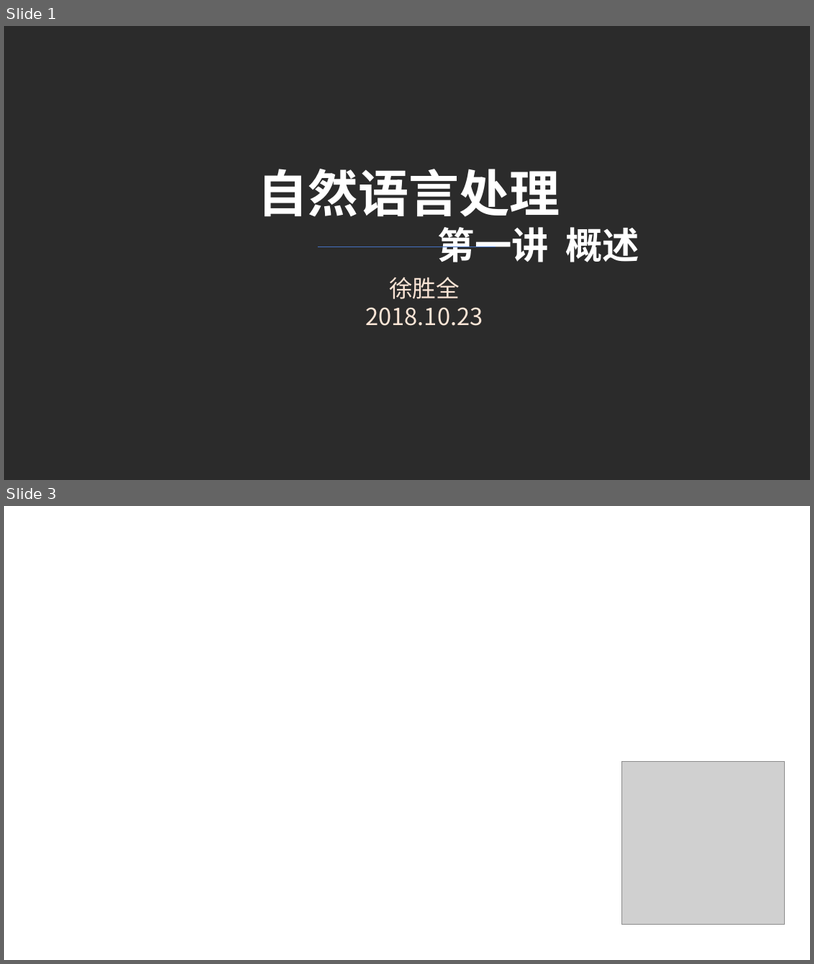
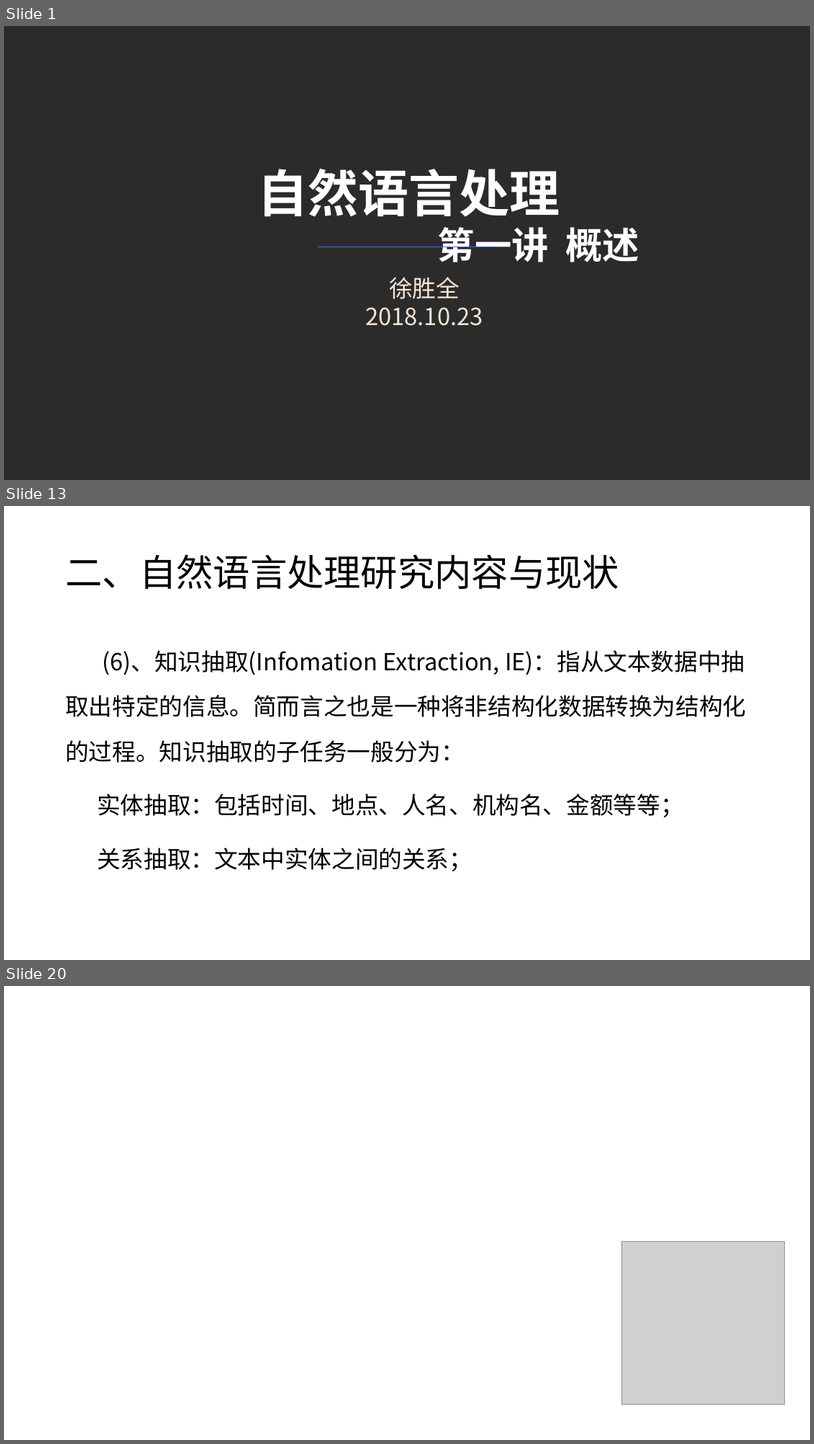
Before and after one commit to charlesXu86/Chatbot_CN, a slide deck: Chatbot_Doc/课程/自然语言处理-1.pptx. Shown one above the other, each under a label of ours: slides 1 and 3 before the commit, slides 1, 13 and 20 after it; the slides between them are not shown. The pictures are 814x964 and 814x1444 pixels, drawn with LibreOffice and Linux fonts; fonts in the diff are those of the drawing; grey boxes stand for pictures; background and template pictures are left out; a plain dark background stands for a picture behind light text. Boxes give left, top, right and bottom in pixels: in the first picture for what was removed or moved away, otherwise in the second. Text is boxed around its words. In the diff, an @@ line names an element or a change of style, - is before the commit and + after.

```diff
--- a/Chatbot_Doc/课程/自然语言处理-1.pptx
+++ b/Chatbot_Doc/课程/自然语言处理-1.pptx
@@ slide 13 added at (4,506,810,960), background #FFFFFF @@
@@ title added at (65,554,620,590), 44 pt, text #000000 @@
+二、自然语言处理研究内容与现状
@@ text added at (65,650,746,871), 28 pt, text #000000 @@
+(6)、知识抽取(Infomation Extraction, IE)：指从文本数据中抽取出特定的信息。简而言之也是一种将非结构化数据转换为结构化的过程。知识抽取的子任务一般分为：
+实体抽取：包括时间、地点、人名、机构名、金额等等；
+关系抽取：文本中实体之间的关系；
@@ what was slide 3 is now slide 20 @@
```
Also in this commit, not shown: 16 other slides added.
